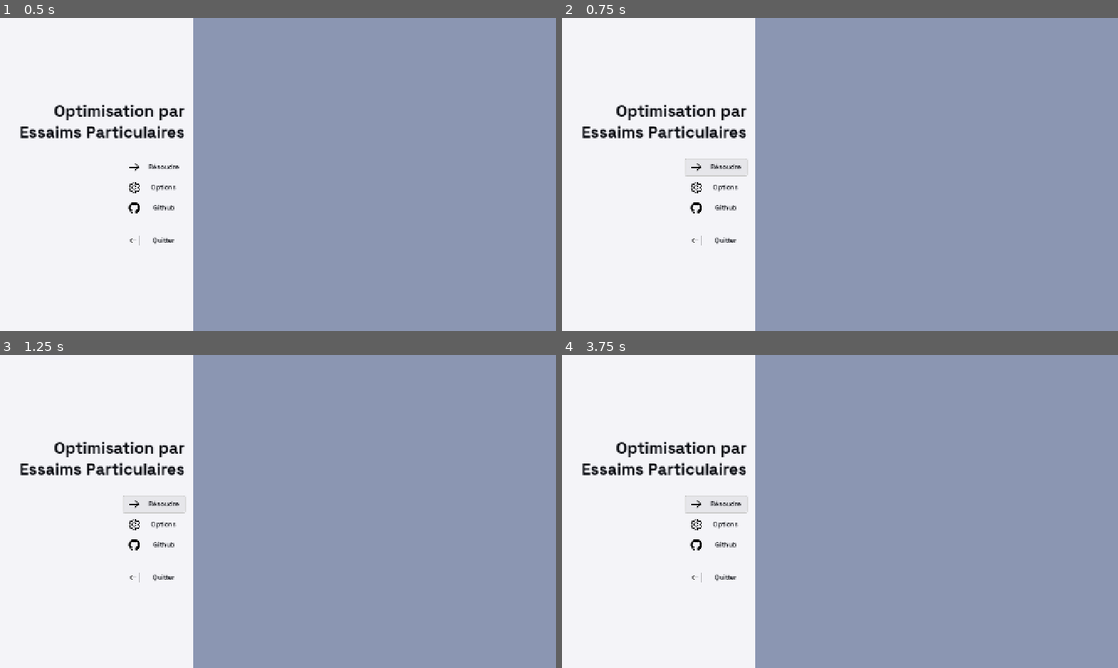
Above: before the commit, frames 1-4 (two rows, left to right).
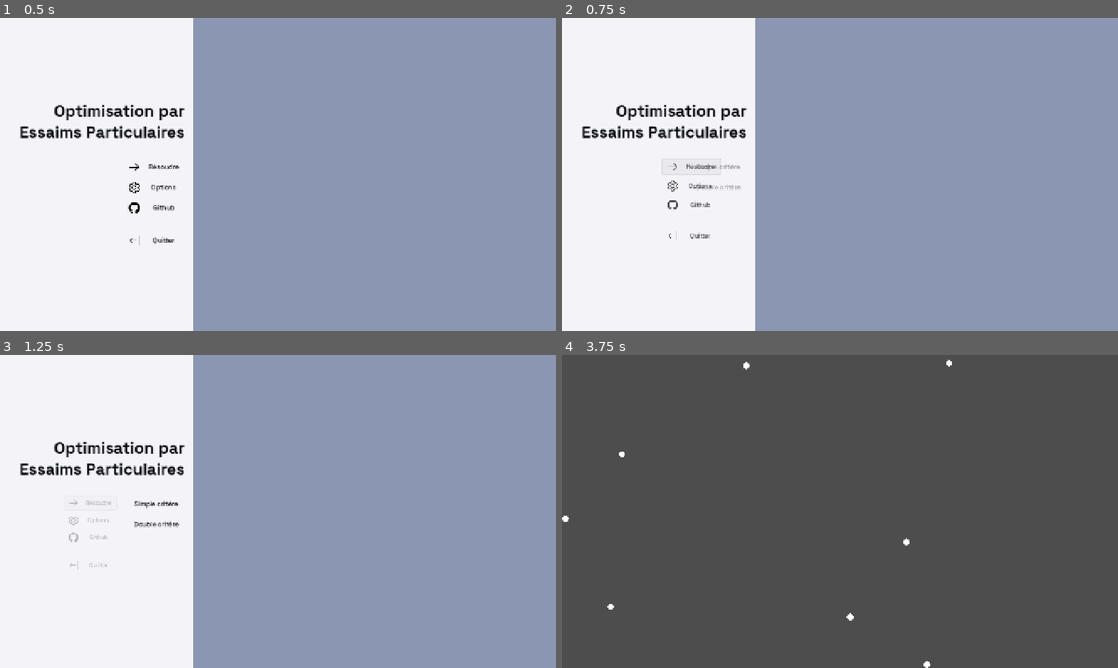
Above: after the commit, the same moments.

Repository: eni-school-project/particle-swarm-optimization
Game: Godot game, scene res://main.tscn
Two runs of this game, one before a commit and one after it. Both use one fixed random seed, a clock stepped at 60 frames per second and the inputs below.
Inputs (mouse positions are in pixels of both pictures, inside the frame that each line leads up to):
- Up to frame 1 (0.5 s): no input
- Up to frame 2 (0.75 s): click "Résoudre" at 0.5 s
- Up to frame 3 (1.25 s): no input
- Up to frame 4 (3.75 s): click "Options" at 1.25 s; click (673, 505) at 2.02 s; click "Résoudre" at 2.75 s; click (717, 505) at 3.5 s, where only the run after the commit has a clickable "Simple critère"

Frame 1 is identical in both runs. In frame 2, 0.6% of the frame differs, in the area x 17-34%, y 44-73%; in frame 3, 0.7%; in frame 4, 100%, in the area x 0-100%, y 0-100%.

Commit message:
Feat : i don't know but the menu slides

Diff:
--- a/main.gd
+++ b/main.gd
@@ -1,6 +1,68 @@
 extends Control
 
+@onready var menu := $RootContainer/HBoxContainer/LeftContainer/VBoxContainer/MarginContainer/Menu
+@onready var sub_menu := $RootContainer/HBoxContainer/LeftContainer/VBoxContainer/MarginContainer/SubMenu
+
+const SLIDE_AMOUNT := 100.0
+const DURATION := 0.4
 
 func _ready() -> void:
-	#get_tree().call_deferred("change_scene_to_file", "res://scenes/menu.tscn")
-	pass
+	sub_menu.visible = false
+	sub_menu.position.x = SLIDE_AMOUNT
+	sub_menu.modulate.a = 0.0
+
+
+func _slide_to(incoming: Control, outgoing: Control, reverse: bool = false) -> void:
+	var tween := create_tween().set_parallel(true).set_ease(Tween.EASE_IN_OUT).set_trans(Tween.TRANS_CUBIC)
+
+	outgoing.mouse_filter = Control.MOUSE_FILTER_IGNORE
+	for child in outgoing.get_children():
+		if child is Control:
+			child.mouse_filter = Control.MOUSE_FILTER_IGNORE
+
+	if not reverse:
+		incoming.visible = true
+		incoming.position.x = SLIDE_AMOUNT
+		incoming.scale = Vector2(0.85, 0.85)
+		incoming.modulate.a = 0.0
+
+	tween.tween_property(outgoing, "position:x", -SLIDE_AMOUNT if not reverse else SLIDE_AMOUNT, DURATION)
+	tween.tween_property(outgoing, "scale", Vector2(0.85, 0.85), DURATION)
+	tween.tween_property(outgoing, "modulate:a", 0.25 if not reverse else 0.0, DURATION)
+
+	tween.tween_property(incoming, "position:x", 0.0, DURATION)
+	tween.tween_property(incoming, "scale", Vector2(1.0, 1.0), DURATION)
+	tween.tween_property(incoming, "modulate:a", 1.0, DURATION)
+
+	tween.chain().tween_callback(func():
+		if reverse:
+			outgoing.visible = false
+			outgoing.position.x = SLIDE_AMOUNT
+			outgoing.scale = Vector2(1.0, 1.0)
+			outgoing.modulate.a = 0.0
+
+		incoming.mouse_filter = Control.MOUSE_FILTER_STOP
+		for child in incoming.get_children():
+			if child is Control:
+				child.mouse_filter = Control.MOUSE_FILTER_STOP
+	)
+
+
+func _on_resolve_pressed() -> void:
+	_slide_to(sub_menu, menu)
+
+
+func _on_github_pressed() -> void:
+	OS.shell_open("https://github.com/eni-school-project/particle-swarm-optimization")
+
+
+func _on_quit_pressed() -> void:
+	get_tree().quit()
+
+
+func _on_back_pressed() -> void:
+	_slide_to(menu, sub_menu, true)
+
+
+func _on_point_pressed() -> void:
+	get_tree().call_deferred("change_scene_to_file", "res://scenes/menu.tscn")
--- a/main.tscn
+++ b/main.tscn
@@ -7,6 +7,7 @@
 [ext_resource type="Texture2D" uid="uid://bbhnnnjdvkq2r" path="res://assets/icons/settings.svg" id="4_272bh"]
 [ext_resource type="Texture2D" uid="uid://wyow1gf7nqsj" path="res://assets/icons/exit.svg" id="5_5vw27"]
 [ext_resource type="Texture2D" uid="uid://chgx4h7yu7um0" path="res://assets/icons/logo--github.svg" id="6_kek77"]
+[ext_resource type="Texture2D" uid="uid://b4dj6bnpvfjdf" path="res://assets/icons/arrow--left.svg" id="8_5vw27"]
 
 [sub_resource type="StyleBoxFlat" id="StyleBoxFlat_272bh"]
 content_margin_left = 10.0
@@ -61,14 +62,19 @@
 [node name="HBoxContainer" type="HBoxContainer" parent="RootContainer"]
 layout_mode = 2
 
-[node name="VBoxContainer" type="VBoxContainer" parent="RootContainer/HBoxContainer"]
+[node name="LeftContainer" type="MarginContainer" parent="RootContainer/HBoxContainer"]
+custom_minimum_size = Vector2(0, 364)
 layout_mode = 2
 size_flags_horizontal = 3
 size_flags_vertical = 4
 size_flags_stretch_ratio = 0.5
+
+[node name="VBoxContainer" type="VBoxContainer" parent="RootContainer/HBoxContainer/LeftContainer"]
+layout_mode = 2
+size_flags_vertical = 0
 theme_override_constants/separation = 40
 
-[node name="Title" type="RichTextLabel" parent="RootContainer/HBoxContainer/VBoxContainer"]
+[node name="Title" type="RichTextLabel" parent="RootContainer/HBoxContainer/LeftContainer/VBoxContainer"]
 custom_minimum_size = Vector2(200, 100)
 layout_mode = 2
 theme = ExtResource("2_272bh")
@@ -82,11 +88,18 @@
 horizontal_alignment = 2
 vertical_alignment = 1
 
-[node name="Buttons" type="VBoxContainer" parent="RootContainer/HBoxContainer/VBoxContainer"]
+[node name="MarginContainer" type="MarginContainer" parent="RootContainer/HBoxContainer/LeftContainer/VBoxContainer"]
+layout_mode = 2
+
+[node name="Menu" type="VBoxContainer" parent="RootContainer/HBoxContainer/LeftContainer/VBoxContainer/MarginContainer"]
+layout_mode = 2
+theme_override_constants/separation = 40
+
+[node name="Buttons" type="VBoxContainer" parent="RootContainer/HBoxContainer/LeftContainer/VBoxContainer/MarginContainer/Menu"]
 layout_mode = 2
 theme_override_constants/separation = 10
 
-[node name="Resolve" type="Button" parent="RootContainer/HBoxContainer/VBoxContainer/Buttons"]
+[node name="Resolve" type="Button" parent="RootContainer/HBoxContainer/LeftContainer/VBoxContainer/MarginContainer/Menu/Buttons"]
 custom_minimum_size = Vector2(150, 40)
 layout_mode = 2
 size_flags_horizontal = 8
@@ -105,7 +118,7 @@
 text = "Résoudre"
 icon = ExtResource("3_7mycd")
 
-[node name="Options" type="Button" parent="RootContainer/HBoxContainer/VBoxContainer/Buttons"]
+[node name="Options" type="Button" parent="RootContainer/HBoxContainer/LeftContainer/VBoxContainer/MarginContainer/Menu/Buttons"]
 custom_minimum_size = Vector2(150, 40)
 layout_mode = 2
 size_flags_horizontal = 8
@@ -124,7 +137,7 @@
 text = "Options"
 icon = ExtResource("4_272bh")
 
-[node name="Github" type="Button" parent="RootContainer/HBoxContainer/VBoxContainer/Buttons"]
+[node name="Github" type="Button" parent="RootContainer/HBoxContainer/LeftContainer/VBoxContainer/MarginContainer/Menu/Buttons"]
 custom_minimum_size = Vector2(150, 40)
 layout_mode = 2
 size_flags_horizontal = 8
@@ -143,7 +156,7 @@
 text = "Github"
 icon = ExtResource("6_kek77")
 
-[node name="Quit" type="Button" parent="RootContainer/HBoxContainer/VBoxContainer"]
+[node name="Quit" type="Button" parent="RootContainer/HBoxContainer/LeftContainer/VBoxContainer/MarginContainer/Menu"]
 custom_minimum_size = Vector2(150, 40)
 layout_mode = 2
 size_flags_horizontal = 8
@@ -162,11 +175,80 @@
 text = "Quitter"
 icon = ExtResource("5_5vw27")
 
-[node name="MarginContainer" type="MarginContainer" parent="RootContainer/HBoxContainer"]
+[node name="SubMenu" type="HBoxContainer" parent="RootContainer/HBoxContainer/LeftContainer/VBoxContainer/MarginContainer"]
+layout_mode = 2
+theme_override_constants/separation = 5
+alignment = 2
+
+[node name="Back" type="Button" parent="RootContainer/HBoxContainer/LeftContainer/VBoxContainer/MarginContainer/SubMenu"]
+custom_minimum_size = Vector2(50, 40)
+layout_mode = 2
+size_flags_horizontal = 8
+size_flags_vertical = 0
+mouse_default_cursor_shape = 2
+theme = ExtResource("3_272bh")
+theme_type_variation = &"FlatButton"
+theme_override_colors/font_color = Color(0.02745098, 0.03529412, 0.05882353, 1)
+theme_override_colors/font_focus_color = Color(0.02745098, 0.03529412, 0.05882353, 1)
+theme_override_colors/font_pressed_color = Color(0.02745098, 0.03529412, 0.05882353, 1)
+theme_override_colors/font_hover_color = Color(0.02745098, 0.03529412, 0.05882353, 1)
+theme_override_constants/icon_max_width = 32
+theme_override_styles/normal = SubResource("StyleBoxFlat_272bh")
+theme_override_styles/pressed = SubResource("StyleBoxFlat_kek77")
+theme_override_styles/hover = SubResource("StyleBoxFlat_5vw27")
+icon = ExtResource("8_5vw27")
+
+[node name="Buttons" type="VBoxContainer" parent="RootContainer/HBoxContainer/LeftContainer/VBoxContainer/MarginContainer/SubMenu"]
+layout_mode = 2
+theme_override_constants/separation = 10
+
+[node name="Point" type="Button" parent="RootContainer/HBoxContainer/LeftContainer/VBoxContainer/MarginContainer/SubMenu/Buttons"]
+custom_minimum_size = Vector2(150, 40)
+layout_mode = 2
+size_flags_horizontal = 8
+size_flags_vertical = 4
+mouse_default_cursor_shape = 2
+theme = ExtResource("3_272bh")
+theme_type_variation = &"FlatButton"
+theme_override_colors/font_color = Color(0.02745098, 0.03529412, 0.05882353, 1)
+theme_override_colors/font_focus_color = Color(0.02745098, 0.03529412, 0.05882353, 1)
+theme_override_colors/font_pressed_color = Color(0.02745098, 0.03529412, 0.05882353, 1)
+theme_override_colors/font_hover_color = Color(0.02745098, 0.03529412, 0.05882353, 1)
+theme_override_constants/icon_max_width = 32
+theme_override_styles/normal = SubResource("StyleBoxFlat_272bh")
+theme_override_styles/pressed = SubResource("StyleBoxFlat_kek77")
+theme_override_styles/hover = SubResource("StyleBoxFlat_5vw27")
+text = "Simple critère"
+
+[node name="Maison" type="Button" parent="RootContainer/HBoxContainer/LeftContainer/VBoxContainer/MarginContainer/SubMenu/Buttons"]
+custom_minimum_size = Vector2(150, 40)
+layout_mode = 2
+size_flags_horizontal = 8
+size_flags_vertical = 4
+mouse_default_cursor_shape = 2
+theme = ExtResource("3_272bh")
+theme_type_variation = &"FlatButton"
+theme_override_colors/font_color = Color(0.02745098, 0.03529412, 0.05882353, 1)
+theme_override_colors/font_focus_color = Color(0.02745098, 0.03529412, 0.05882353, 1)
+theme_override_colors/font_pressed_color = Color(0.02745098, 0.03529412, 0.05882353, 1)
+theme_override_colors/font_hover_color = Color(0.02745098, 0.03529412, 0.05882353, 1)
+theme_override_constants/icon_max_width = 32
+theme_override_styles/normal = SubResource("StyleBoxFlat_272bh")
+theme_override_styles/pressed = SubResource("StyleBoxFlat_kek77")
+theme_override_styles/hover = SubResource("StyleBoxFlat_5vw27")
+text = "Double critère"
+
+[node name="RightContainer" type="MarginContainer" parent="RootContainer/HBoxContainer"]
 layout_mode = 2
 size_flags_horizontal = 3
 theme_override_constants/margin_left = 16
 
-[node name="ColorRect" type="ColorRect" parent="RootContainer/HBoxContainer/MarginContainer"]
+[node name="ColorRect" type="ColorRect" parent="RootContainer/HBoxContainer/RightContainer"]
 layout_mode = 2
 color = Color(0.54619163, 0.58930475, 0.7000541, 1)
+
+[connection signal="pressed" from="RootContainer/HBoxContainer/LeftContainer/VBoxContainer/MarginContainer/Menu/Buttons/Resolve" to="." method="_on_resolve_pressed"]
+[connection signal="pressed" from="RootContainer/HBoxContainer/LeftContainer/VBoxContainer/MarginContainer/Menu/Buttons/Github" to="." method="_on_github_pressed"]
+[connection signal="pressed" from="RootContainer/HBoxContainer/LeftContainer/VBoxContainer/MarginContainer/Menu/Quit" to="." method="_on_quit_pressed"]
+[connection signal="pressed" from="RootContainer/HBoxContainer/LeftContainer/VBoxContainer/MarginContainer/SubMenu/Back" to="." method="_on_back_pressed"]
+[connection signal="pressed" from="RootContainer/HBoxContainer/LeftContainer/VBoxContainer/MarginContainer/SubMenu/Buttons/Point" to="." method="_on_point_pressed"]
Not shown: 1 places in main.tscn that only renumber resources
